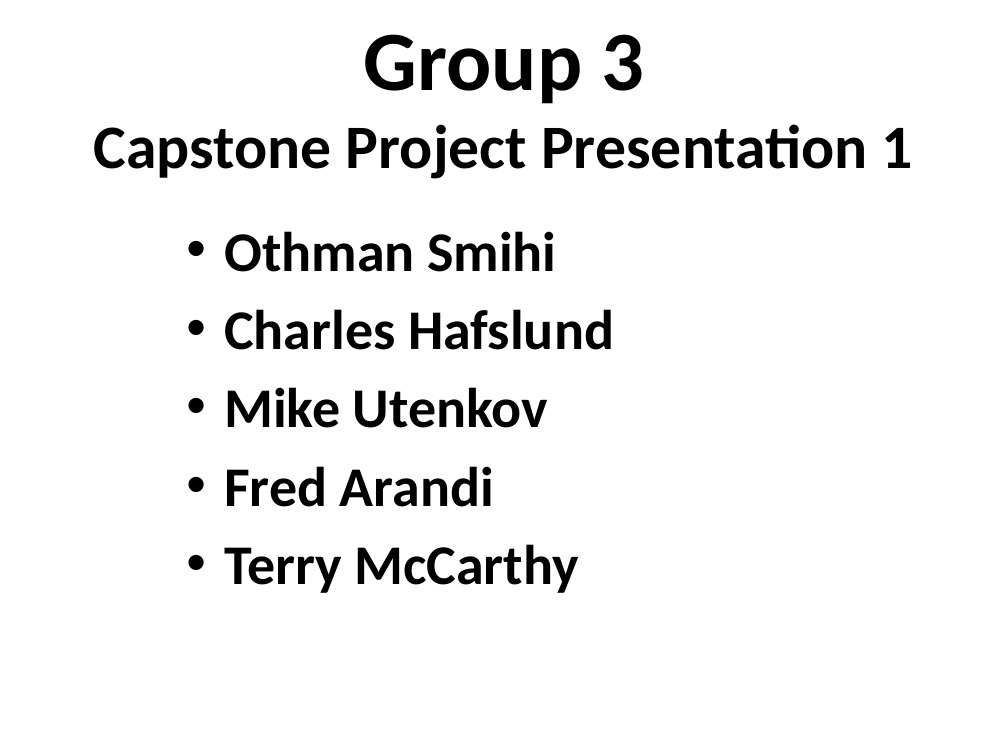
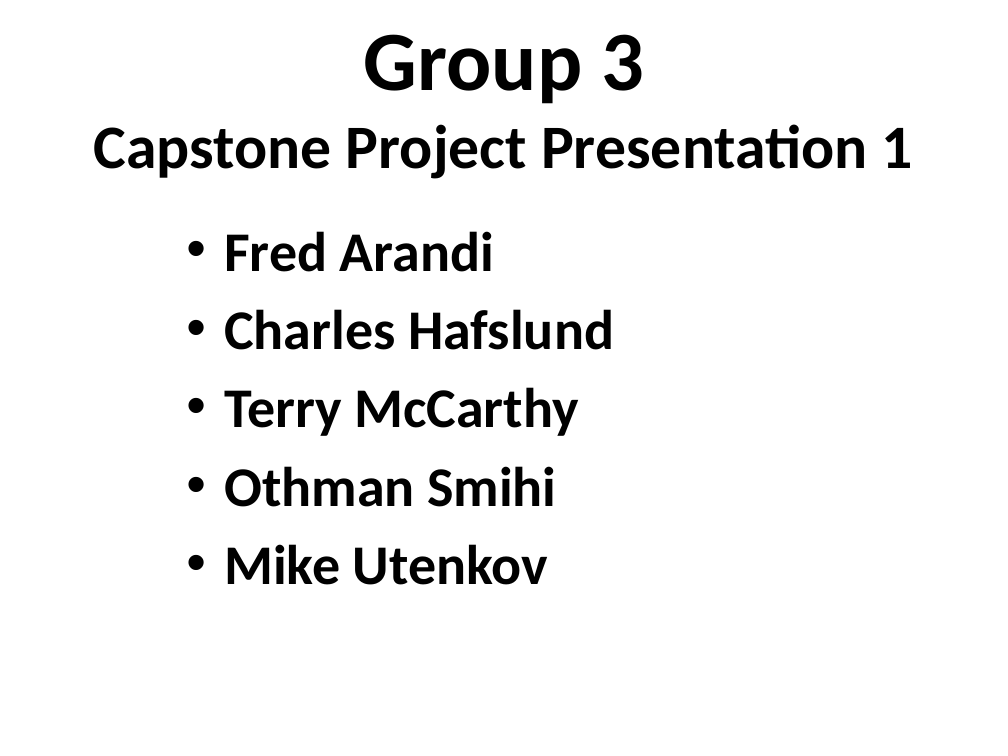
Before and after one commit to osmihi/Capstone, a slide deck: slide 2 of Project Documents/Group3_Presentation1_Capstone.pptx. Drawn at 1008x756 pixels with LibreOffice and Linux fonts; fonts in the diff are those of the drawing; background and template pictures are left out. Boxes give left, top, right and bottom in pixels: in the first picture for what was removed or moved away, otherwise in the second. Text is boxed around its words. In the diff, an @@ line names an element or a change of style, - is before the commit and + after.

```diff
--- a/Project Documents/Group3_Presentation1_Capstone.pptx
+++ b/Project Documents/Group3_Presentation1_Capstone.pptx
@@ text at [224, 231, 614, 436]: paragraphs added @@
+• Fred Arandi
+• Charles Hafslund
+• Terry McCarthy
@@ text at [224, 466, 578, 593]: paragraphs removed @@
-• Fred Arandi
-• Terry McCarthy
```
Also in this commit, not shown: 12 other slides changed, 4 slides added, 8 slides removed.
